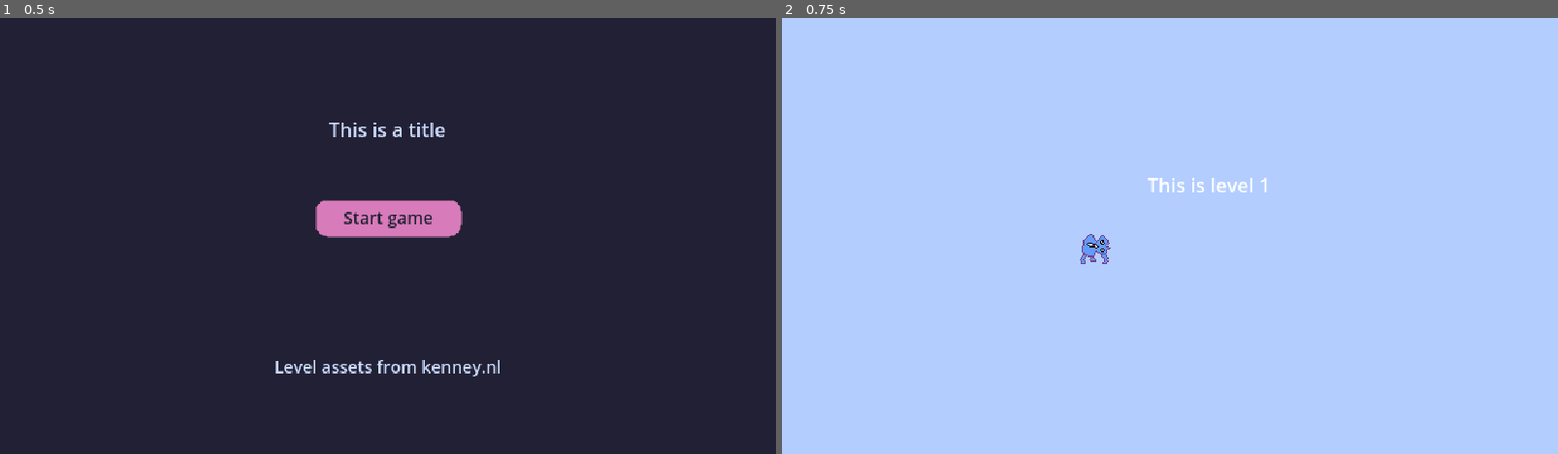
Above: before the commit, frames 1-2 (left to right).
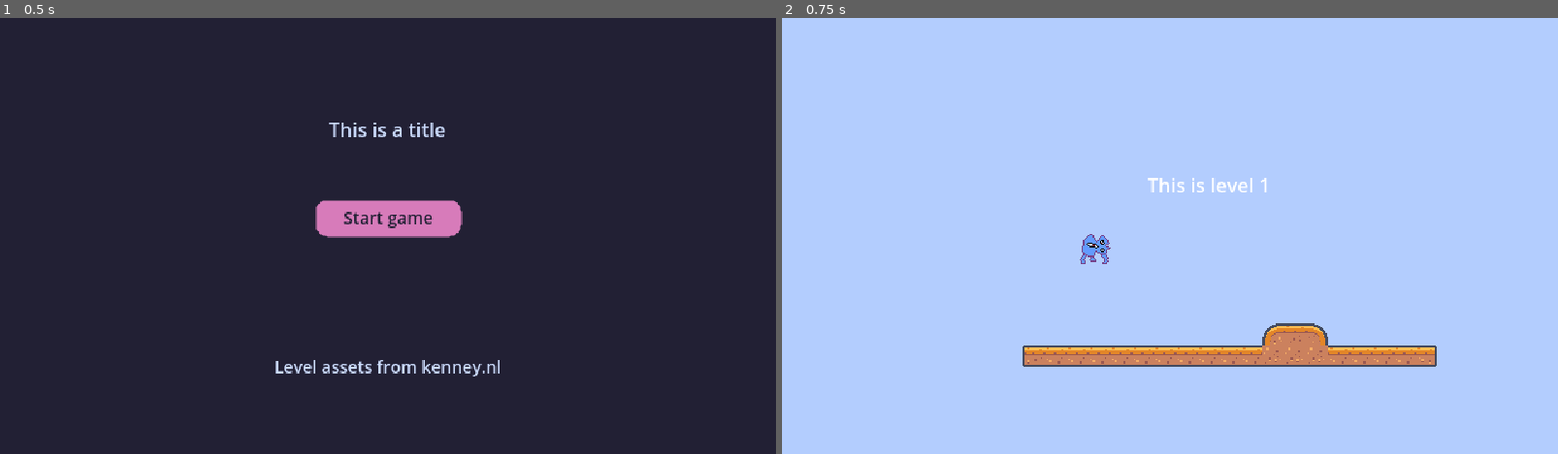
Above: after the commit, the same moments.

Repository: yndajas/ludum-dare-54
Game: Godot game, scene res://main_menu.tscn
Same seed, same stepped clock (60 frames per second), same inputs: the game is played once before the commit and once after it.
Inputs:
- Up to frame 1 (0.5 s): no input
- Up to frame 2 (0.75 s): click "Start game" at 0.5 s

Frame 1 is identical in both runs. In frame 2, 3.0% of the frame differs, in the area x 31-85%, y 70-80%.

Commit message:
Place a few initial tiles in level 1

Diff:
--- a/level_1.tscn
+++ b/level_1.tscn
@@ -163,6 +163,7 @@
 tile_set = SubResource("TileSet_wm8kc")
 cell_quadrant_size = 18
 format = 2
+layer_0/tile_data = PackedInt32Array(983051, 65536, 0, 983052, 131072, 0, 983053, 131072, 0, 983054, 131072, 0, 983055, 131072, 0, 983056, 131072, 0, 983057, 131072, 0, 983058, 131072, 0, 983059, 131072, 0, 983060, 131072, 0, 983061, 131072, 0, 917526, 524288, 1, 983062, 131072, 3, 983063, 131072, 3, 917528, 589824, 1, 917527, 131072, 1, 983065, 131072, 0, 983066, 131072, 0, 983067, 131072, 0, 983068, 131072, 0, 983069, 196608, 0, 983064, 131072, 3)
 
 [node name="Player" type="CharacterBody2D" parent="."]
 
